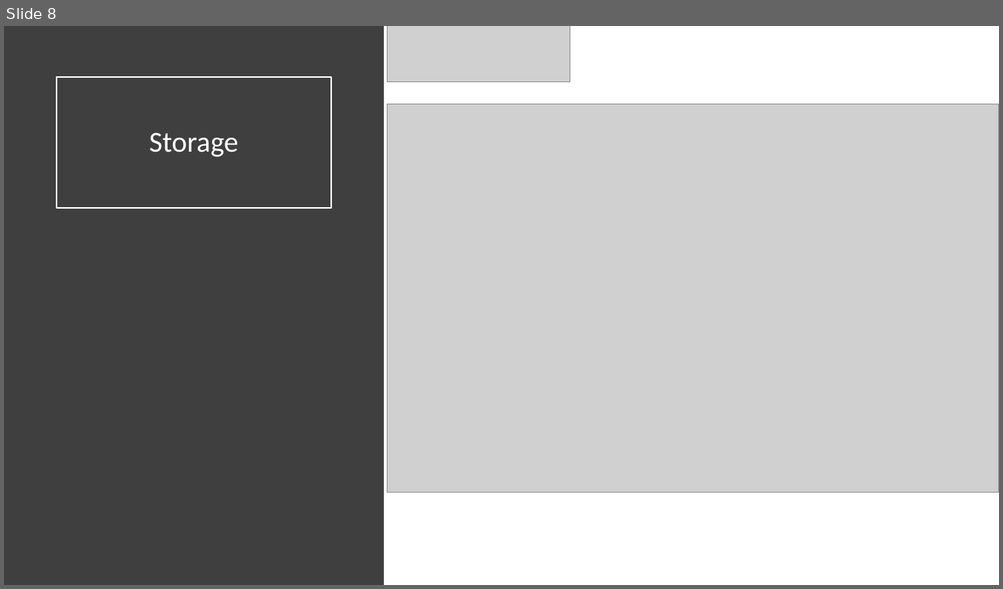
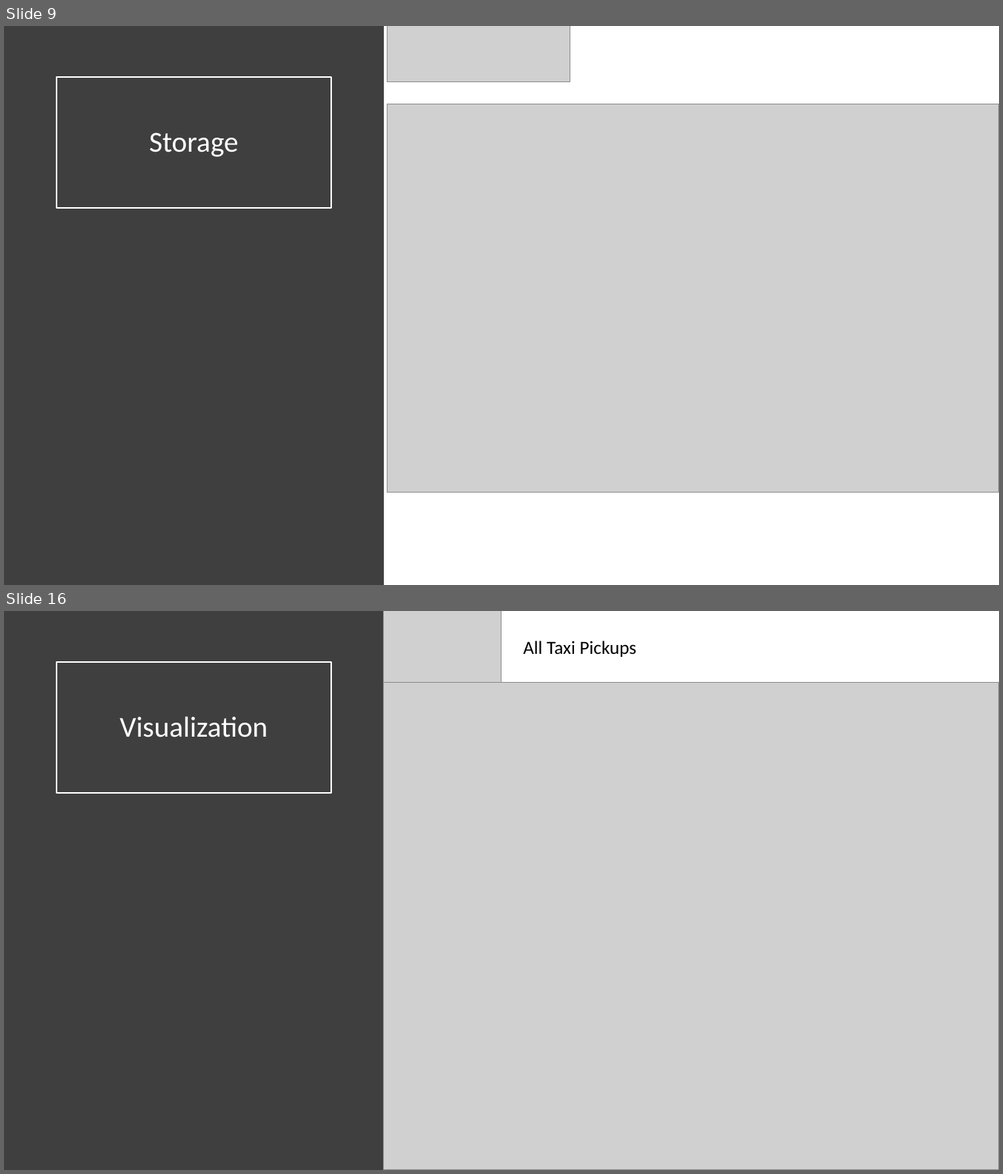
Before and after one commit to chinmoysarangi/Data-Engineering, a slide deck: Presentation.pptx. Shown one above the other, each under a label of ours: slide 8 before the commit, slides 9 and 16 after it; the slides between them are not shown. The pictures are 1003x589 and 1003x1174 pixels, drawn with LibreOffice and Linux fonts; fonts in the diff are those of the drawing; grey boxes stand for pictures. Boxes give left, top, right and bottom in pixels: in the first picture for what was removed or moved away, otherwise in the second. Text is boxed around its words. In the diff, an @@ line names an element or a change of style, - is before the commit and + after.

```diff
--- a/Presentation.pptx
+++ b/Presentation.pptx
@@ slide 16 added at bbox=[4, 611, 999, 1170], background #FFFFFF @@
@@ rectangle added at bbox=[4, 611, 384, 1170], fill #3F3F3F @@
@@ picture added at bbox=[384, 611, 502, 683] @@
@@ text added at bbox=[523, 641, 637, 657], 18 pt, text #000000 @@
+All Taxi Pickups
@@ title added at bbox=[57, 662, 331, 793], outline #FFFFFF 1.5 pt, 28 pt, text #FFFFFF @@
+Visualization
@@ picture added at bbox=[384, 683, 999, 1170] @@
@@ what was slide 8 is now slide 9 @@
```
Also in this commit, not shown: 1 slide changed, 8 other slides added, 1 slide removed.
